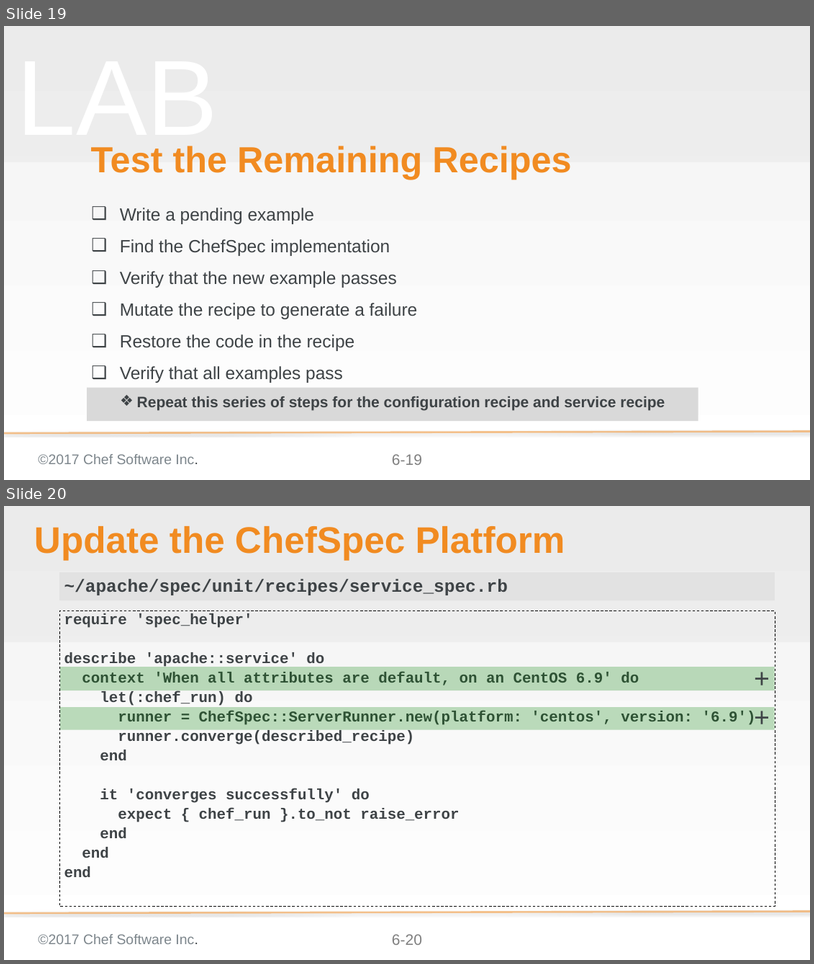
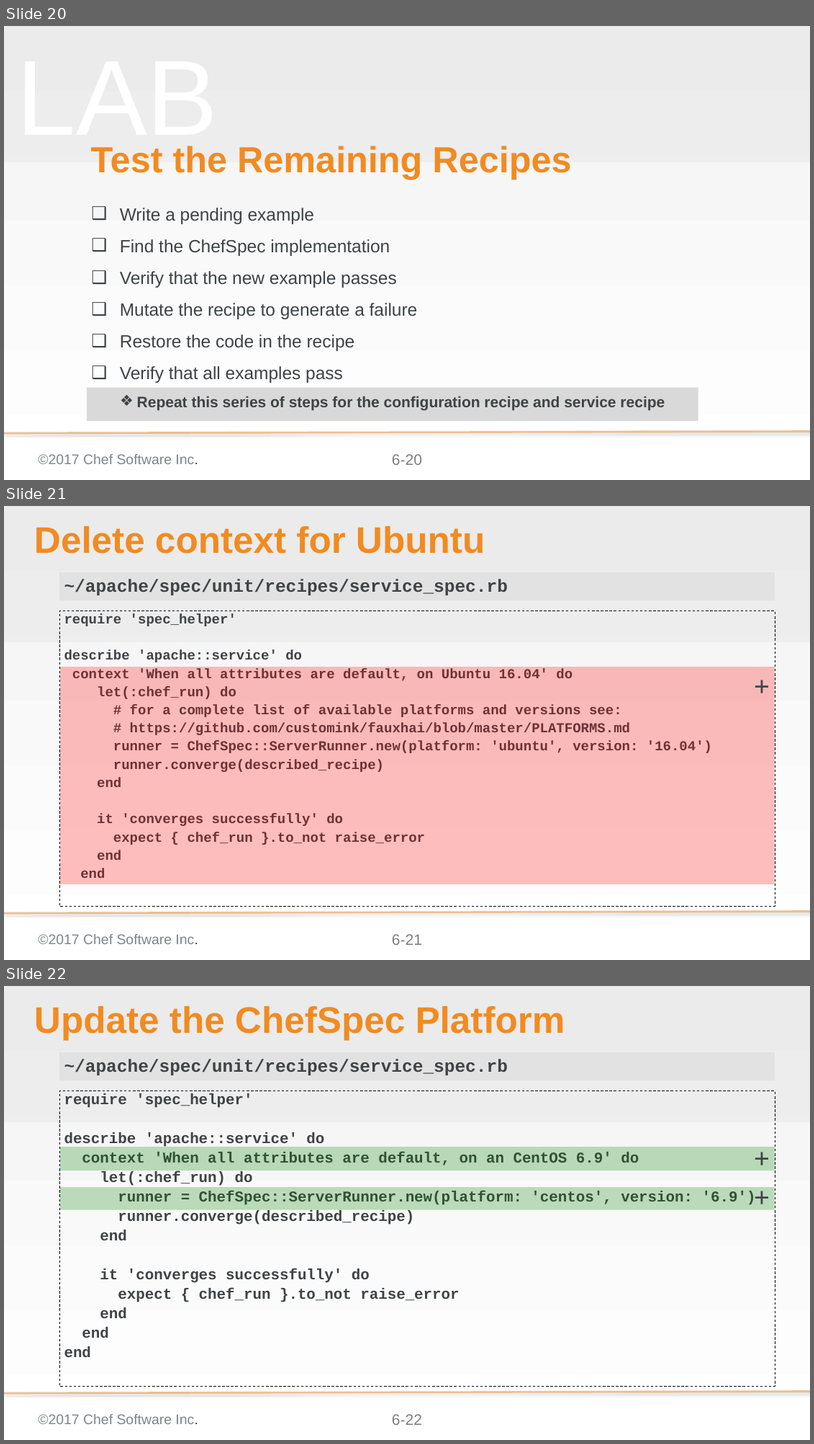
Before and after one commit to ericheiser/chef-intermediate, a slide deck: 06-testing_resources_in_recipes.pptx. Shown one above the other, each under a label of ours: slides 19 and 20 before the commit, slides 20, 21 and 22 after it. The pictures are 814x964 and 814x1444 pixels, drawn with LibreOffice and Linux fonts; fonts in the diff are those of the drawing; background and template pictures are left out. Boxes give left, top, right and bottom in pixels: in the first picture for what was removed or moved away, otherwise in the second. Text is boxed around its words. In the diff, an @@ line names an element or a change of style, - is before the commit and + after.

Commit message:
Mod 6: 6.9 added and corrected link, Deleted the context for Ubuntu, updated screenshots

```diff
--- a/06-testing_resources_in_recipes.pptx
+++ b/06-testing_resources_in_recipes.pptx
@@ slide 21 added at (4, 506, 810, 960), background gradient #F2F2F2 to #FFFFFF; not listed: 4 template elements that a slide beside it also shows @@
@@ title added at (34, 526, 485, 554), 58.7 pt, text #F18B21, bold @@
+Delete context for Ubuntu
@@ text added at (59, 572, 775, 600), fill #D9D9D9 at 50% opacity, 28 pt, text #3E4346, bold @@
+~/apache/spec/unit/recipes/service_spec.rb
@@ text added at (59, 611, 775, 906), outline #000000 1 pt dashed, 21.7 pt, text #3E4346, bold @@
+require 'spec_helper'
+describe 'apache::service' do
+context 'When all attributes are default, on Ubuntu 16.04' do
+let(:chef_run) do
+# for a complete list of available platforms and versions see:
+# https://github.com/customink/fauxhai/blob/master/PLATFORMS.md
+runner = ChefSpec::ServerRunner.new(platform: 'ubuntu', version: '16.04')
+runner.converge(described_recipe)
+end
+it 'converges successfully' do
+expect { chef_run }.to_not raise_error
+end
+end
@@ text added at (60, 667, 774, 884), fill #FF0000 at 25% opacity, 42.7 pt, text #3E4346 @@
++
@@ what was slide 19 is now slide 20 @@
@@ page number at (392, 454, 422, 464): text changed @@
-6-19
+6-20
@@ what was slide 20 is now slide 22 @@
@@ page number at (392, 1414, 422, 1424): text changed @@
-6-20
+6-22
```
Also in this commit, not shown: 3 slides changed, 2 other slides added, 2 other files.
